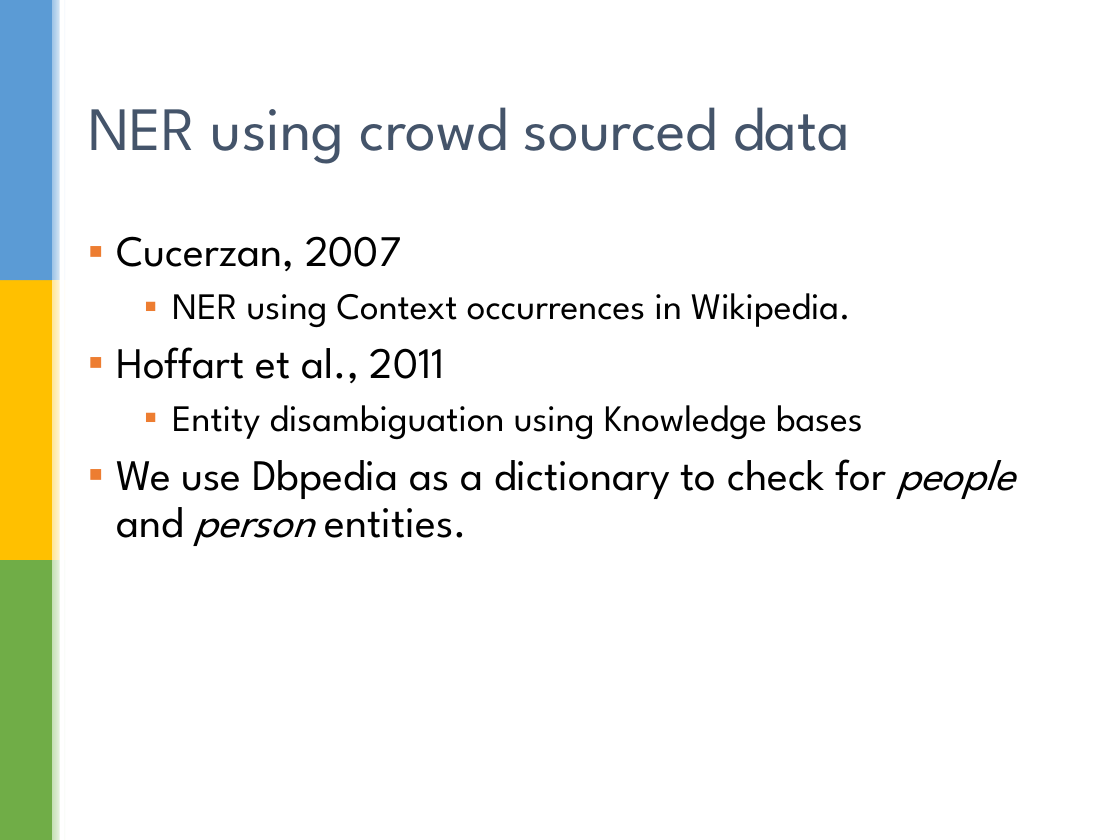
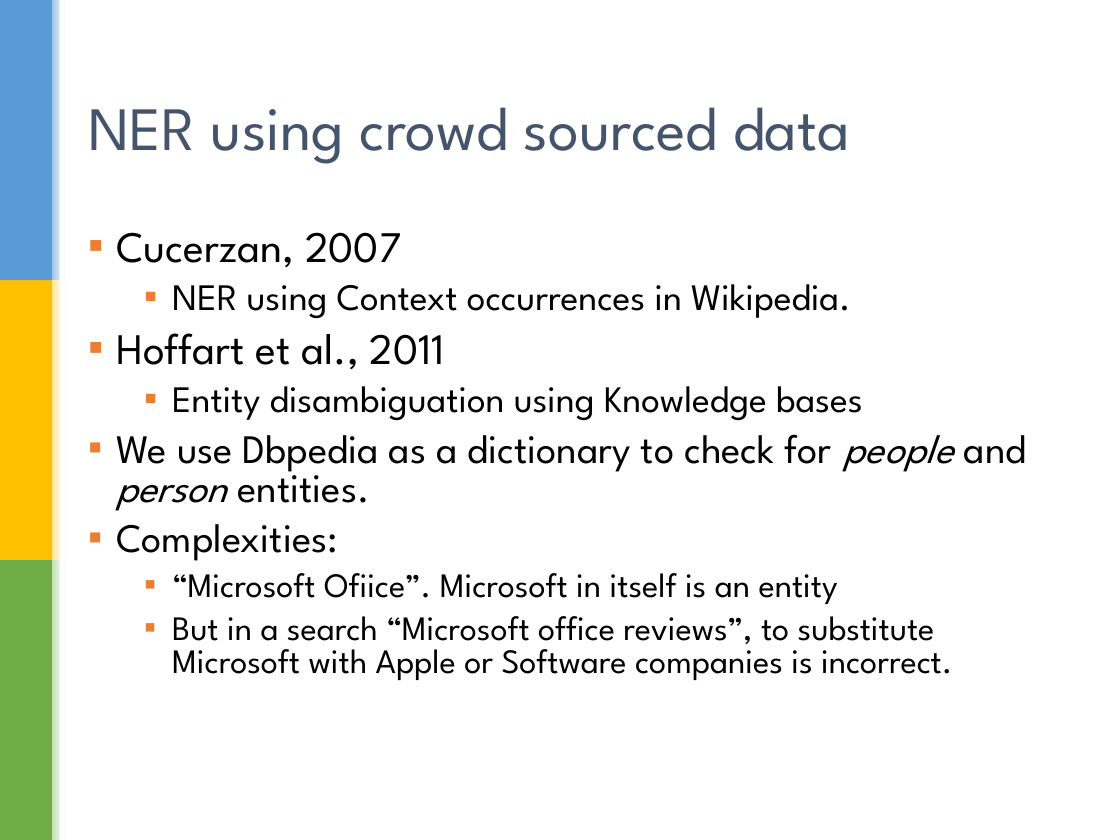
Before and after one commit to cmkumar87/CS5246Test, a slide deck: slide 14 of doc/Diversification_of _search_results_April_17.pptx (slide 13 before the commit). Drawn at 1120x840 pixels with LibreOffice and Linux fonts; fonts in the diff are those of the drawing; background and template pictures are left out. Boxes give left, top, right and bottom in pixels: in the first picture for what was removed or moved away, otherwise in the second. Text is boxed around its words. In the diff, an @@ line names an element or a change of style, - is before the commit and + after.

```diff
--- a/doc/Diversification_of _search_results_April_17.pptx
+++ b/doc/Diversification_of _search_results_April_17.pptx
@@ text at [116, 232, 1027, 511]: size 28 to 26 pt in "We use Dbpedia as a dictionary to ..."; line spacing 0.9 to 0.8 @@
@@ text at [116, 524, 952, 680]: paragraphs added @@
+▪ Complexities:
+  ▪ “Microsoft Ofiice”. Microsoft in itself is an entity
+  ▪ But in a search “Microsoft office reviews”, to substitute Microsoft with Apple or Software companies is incorrect.
```
Also in this commit, not shown: 5 other slides changed, 1 slide added, 1 slide removed.
